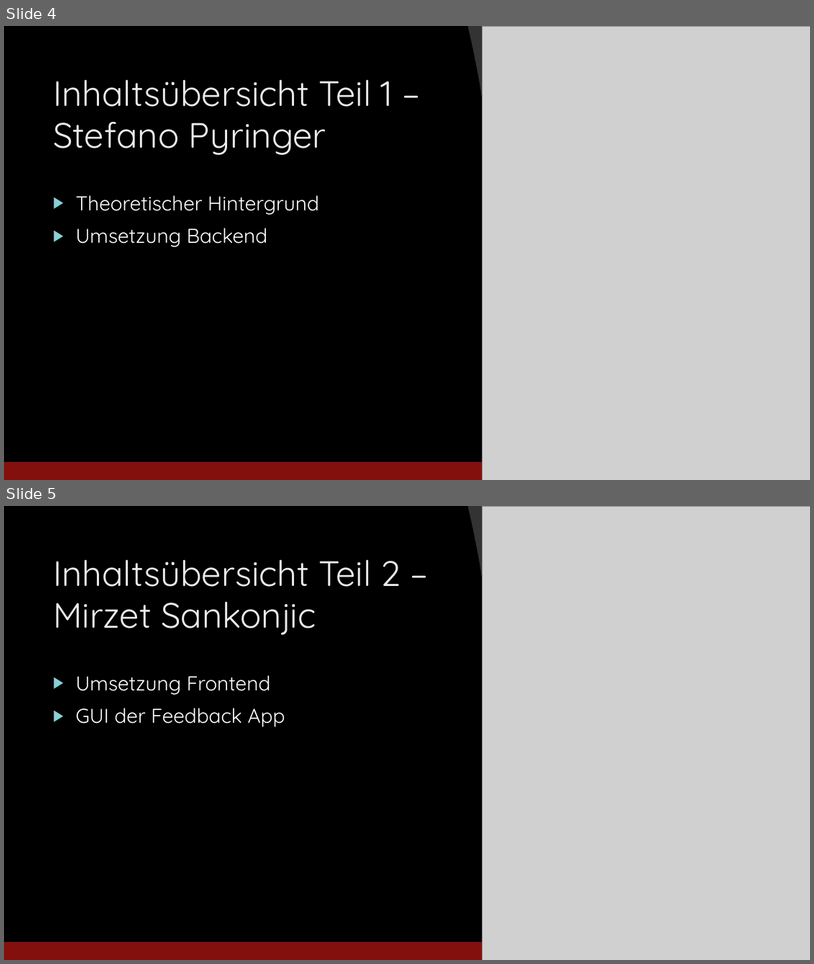
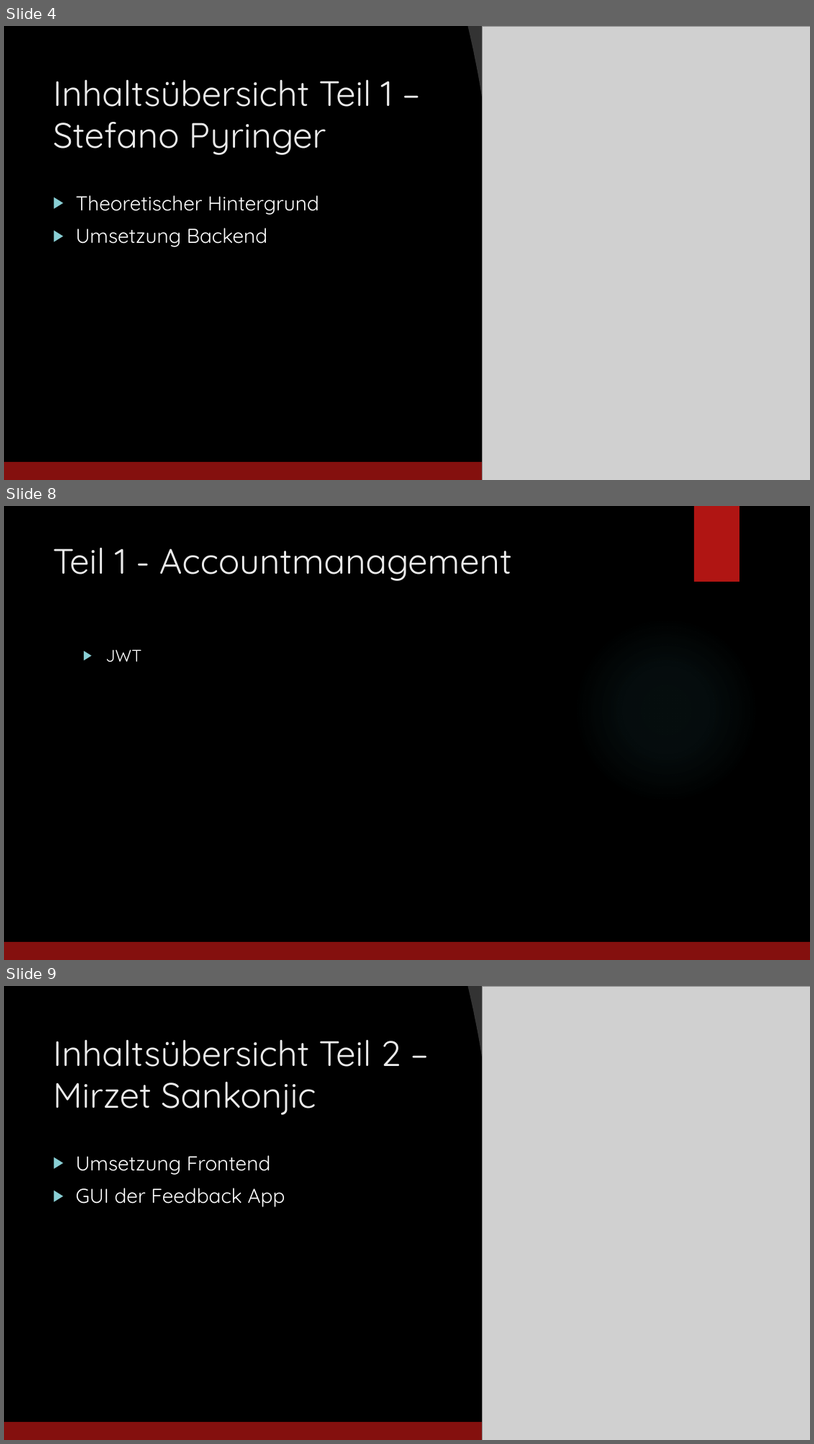
Before and after one commit to jfuerlinger/htl-da-2021_22-feedback-app, a slide deck: Praesentation/Praesentation_Diplomarbeit_FeedbackApp.pptx. Shown one above the other, each under a label of ours: slides 4 and 5 before the commit, slides 4, 8 and 9 after it; the slides between them are not shown. The pictures are 814x964 and 814x1444 pixels, drawn with LibreOffice and Linux fonts; fonts in the diff are those of the drawing; grey boxes stand for pictures; background and template pictures are left out. Boxes give left, top, right and bottom in pixels: in the first picture for what was removed or moved away, otherwise in the second. Text is boxed around its words. In the diff, an @@ line names an element or a change of style, - is before the commit and + after.

```diff
--- a/Praesentation/Praesentation_Diplomarbeit_FeedbackApp.pptx
+++ b/Praesentation/Praesentation_Diplomarbeit_FeedbackApp.pptx
@@ slide 8 added at [4,506,810,960], background picture (left out); not listed: 2 template elements that a slide beside it also shows @@
@@ title added at [53,547,512,581], 42 pt, text #EBEBEB @@
+Teil 1 - Accountmanagement
@@ ellipse added at [574,617,759,803], fill gradient #50B9C1 @@
@@ text added at [106,649,142,662], 20 pt, text #FFFFFF @@
+▶ JWT
@@ what was slide 5 is now slide 9 @@
```
Also in this commit, not shown: 3 other slides added.
